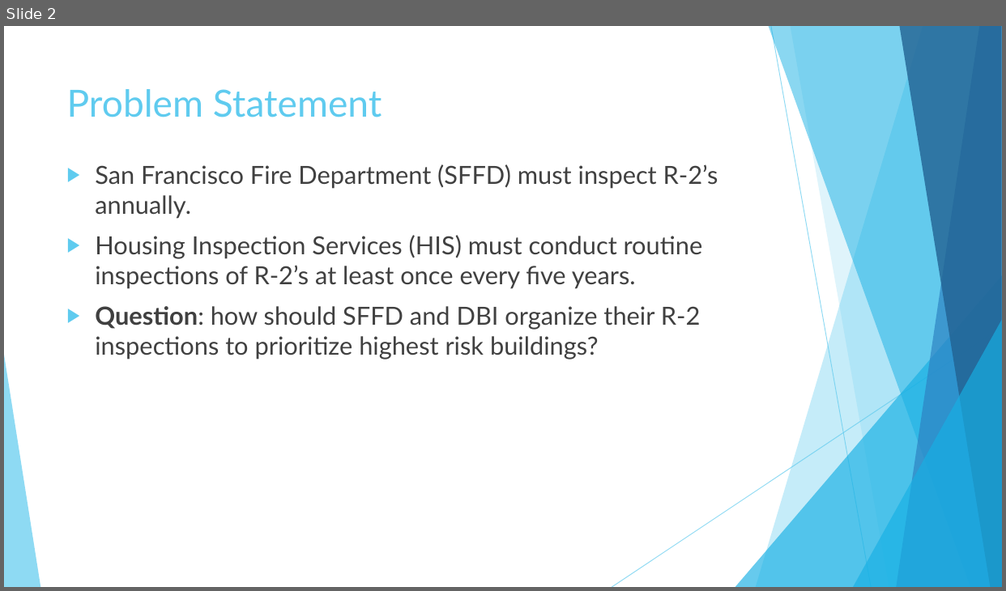
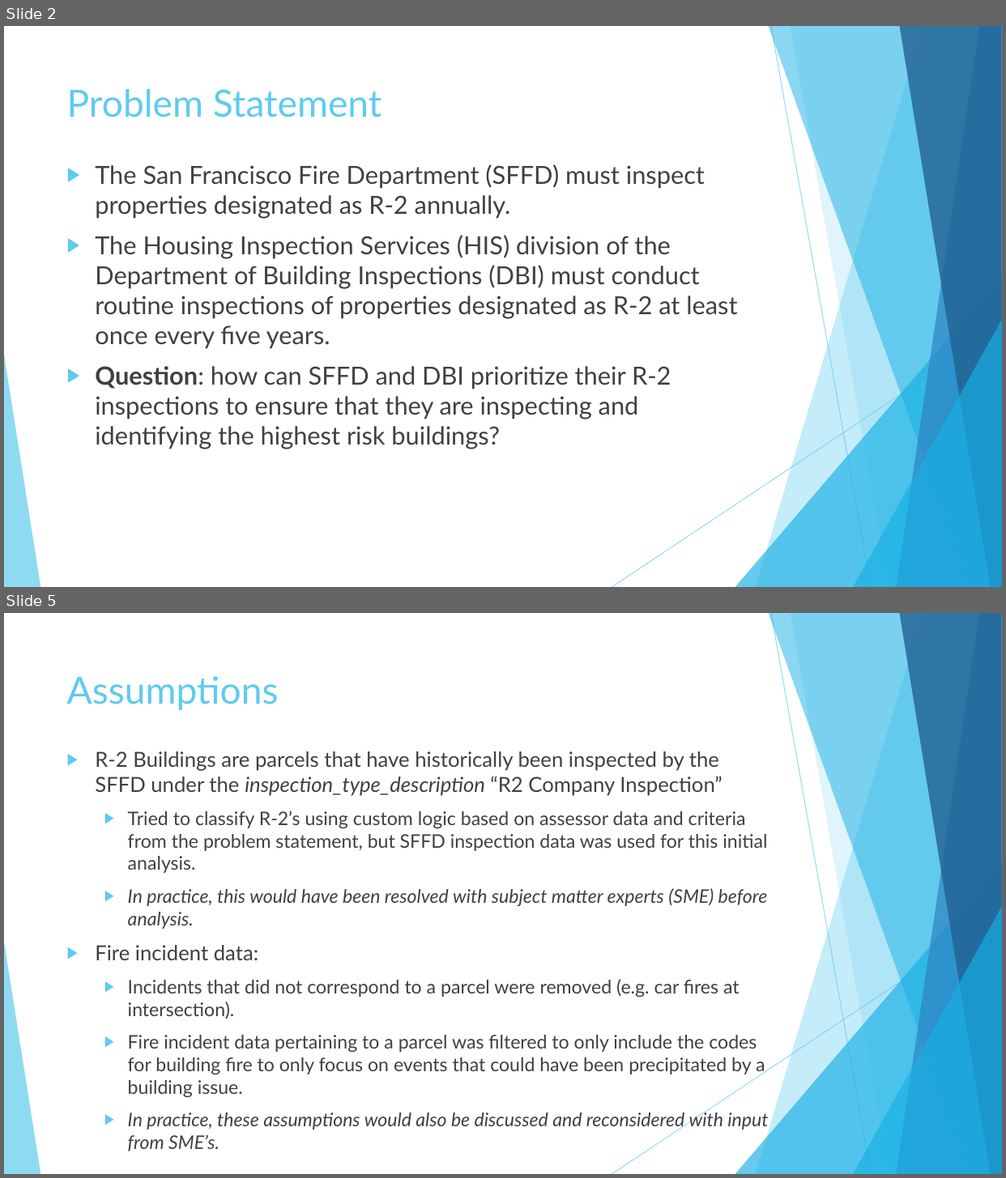
Before and after one commit to justinirving314/sfpd_ds_question, a slide deck: SFPD Interview Presentation.pptx. Shown one above the other, each under a label of ours: slide 2 before the commit, slides 2 and 5 after it; the slides between them are not shown. The pictures are 1006x591 and 1006x1178 pixels, drawn with LibreOffice and Linux fonts; fonts in the diff are those of the drawing. Boxes give left, top, right and bottom in pixels: in the first picture for what was removed or moved away, otherwise in the second. Text is boxed around its words. In the diff, an @@ line names an element or a change of style, - is before the commit and + after.

```diff
--- a/SFPD Interview Presentation.pptx
+++ b/SFPD Interview Presentation.pptx
@@ slide 5 added at (x1=4, y1=613, x2=1002, y2=1174), background #FFFFFF; not listed: 10 template elements that a slide beside it also shows @@
@@ title added at (x1=67, y1=676, x2=279, y2=710), 36 pt, text #5FCBEF @@
+Assumptions
@@ text added at (x1=95, y1=752, x2=768, y2=1131), 18 pt, text #404040 @@
+▶ R-2 Buildings are parcels that have historically been inspected by the SFFD under the inspection_type_description “R2 Company Inspection”
+  ▶ Tried to classify R-2’s using custom logic based on assessor data and criteria from the problem statement, but SFFD inspection data was used for this initial analysis.
+  ▶ In practice, this would have been resolved with subject matter experts (SME) before analysis.
+▶ Fire incident data:
+  ▶ Incidents that did not correspond to a parcel were removed (e.g. car fires at intersection).
+  ▶ Fire incident data pertaining to a parcel was filtered to only include the codes for building fire to only focus on events that could have been precipitated by a building issue.
+  ▶ In practice, these assumptions would also be discussed and reconsidered with input from SME’s.
@@ slide 2 changed as well @@
@@ text at (x1=95, y1=165, x2=737, y2=450): text changed @@
-▶ San Francisco Fire Department (SFFD) must inspect R-2’s annually.
-▶ Housing Inspection Services (HIS) must conduct routine inspections of R-2’s at least once every five years.
-▶ Question: how should SFFD and DBI organize their R-2 inspections to prioritize highest risk buildings?
+▶ The San Francisco Fire Department (SFFD) must inspect properties designated as R-2 annually.
+▶ The Housing Inspection Services (HIS) division of the Department of Building Inspections (DBI) must conduct routine inspections of properties designated as R-2 at least once every five years.
+▶ Question: how can SFFD and DBI prioritize their R-2 inspections to ensure that they are inspecting and identifying the highest risk buildings?
```
Also in this commit, not shown: 4 other slides changed, 6 other slides added, 4 slides removed, 29 other files.
